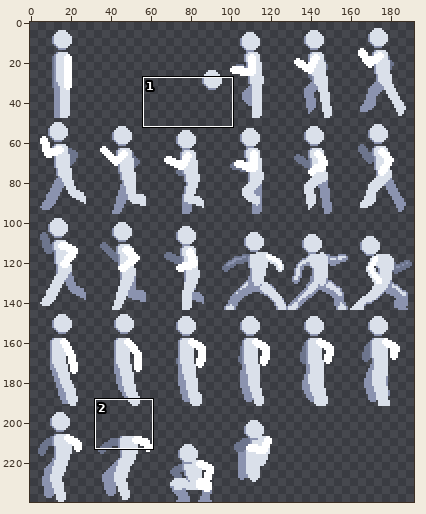
Sprite sheet -- assets/aseprite/characters/player.png. Above, an overview of the earlier version with the close-up marked.
Close-up. Old version:
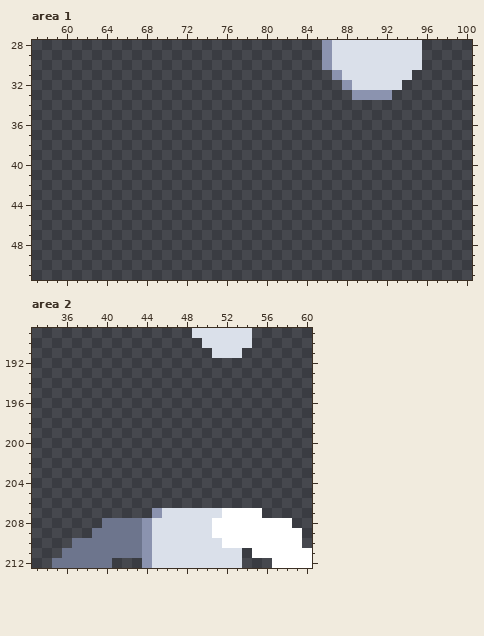
The file is 192x240 pixels. Shown: area 1: x 57..100, y 28..51; area 2: x 33..60, y 189..212. The old version is drawn lined up with the new one.
After the commit:
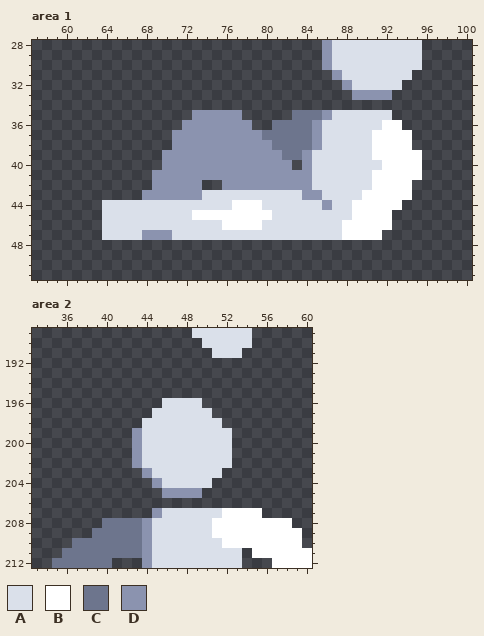
Palette (. is transparent): A #dae0ea  B #ffffff  C #6d758d  D #8b93af
Diff:
drawings rearranged on the sheet (the old picture shows each at its new place)
Area 1:
Colour A is added in row 35 at x 87 to 92; in row 36 at x 86 to 91; in rows 37 to 38 at x 86 to 90; in row 39 at x 85 to 90; in row 40 at x 85 to 91; in rows 41 to 42 at x 85 to 90.
Colour A is added in row 43 at x 74 to 83 and 86 to 89; in row 44 at x 64 to 76, 80 to 85 and 87 to 88; in row 45 at x 64 to 72 and 81 to 88; in row 46 at x 64 to 75 and 80 to 87; in row 47 at x 64 to 67 and 71 to 87.
Colour B is added in row 36 at x 92 to 93; in rows 37 to 38 at x 91 to 94; in row 39 at x 91 to 95; in row 40 at x 92 to 95; in row 41 at x 91 to 95; in row 42 at x 91 to 94.
Colour B is added in row 43 at x 90 to 94; in row 44 at x 77 to 79 and 89 to 93; in row 45 at x 73 to 80 and 89 to 92; in row 46 at x 76 to 79 and 88 to 92; in row 47 at x 88 to 91.
Colour C is added in row 35 at x 83 to 85; in row 36 at x 81 to 84; in row 37 at x 80 to 84; in row 38 at x 81 to 84; in row 39 at x 82 to 83.
Colour D is added in row 35 at x 73 to 77 and 86; in row 36 at x 72 to 78 and 85; in row 37 at x 71 to 79 and 85; in row 38 at x 71 to 80 and 85; in row 39 at x 70 to 81 and 84; in row 40 at x 70 to 82 and 84.
Colour D is added in row 41 at x 69 to 84; in row 42 at x 69 to 73 and 76 to 84; in row 43 at x 68 to 73 and 84 to 85; in row 44 at x 86; in row 47 at x 68 to 70.
Area 2:
Colour A is added in row 196 at x 46 to 49; in row 197 at x 45 to 50; in row 198 at x 44 to 51; in rows 199 to 202 at x 44 to 52; in row 203 at x 45 to 51; in row 204 at x 46 to 50.
Colour D is added in rows 199 to 202 at x 43; in row 203 at x 44; in row 204 at x 45; in row 205 at x 46 to 49.
